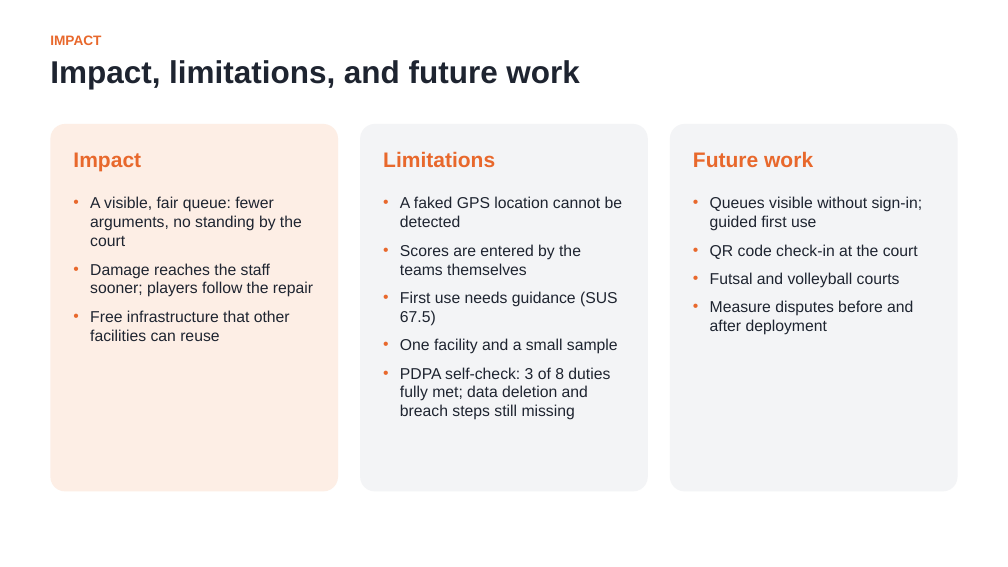
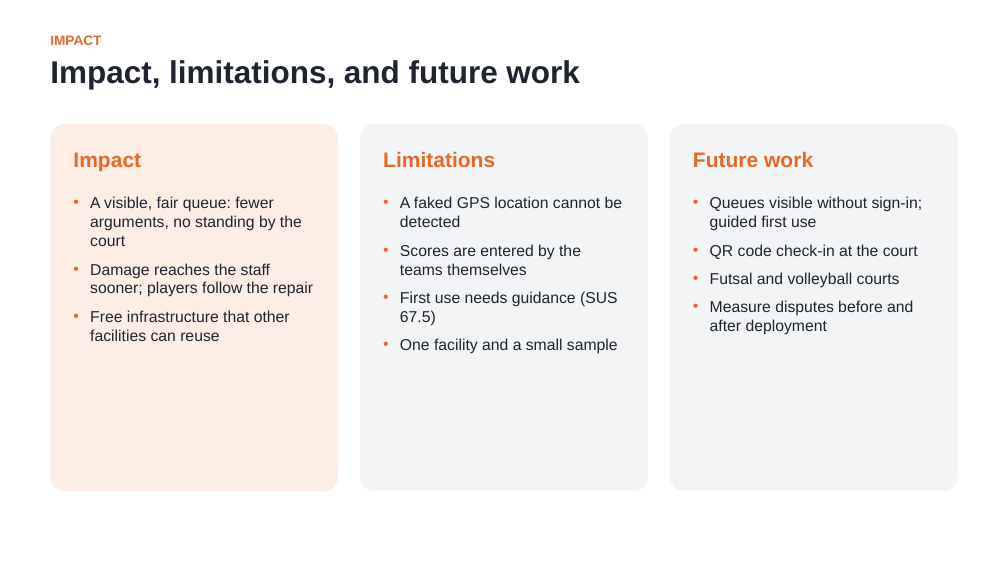
Before and after one commit to Nokpednam/MeQ-web-app, a slide deck: slide 18 of docs/report/slides/MeQ_Presentation.pptx (slide 17 before the commit). Drawn at 1008x567 pixels with LibreOffice and Linux fonts; fonts in the diff are those of the drawing. Boxes give left, top, right and bottom in pixels: in the first picture for what was removed or moved away, otherwise in the second. Text is boxed around its words. In the diff, an @@ line names an element or a change of style, - is before the commit and + after.

```diff
--- a/docs/report/slides/MeQ_Presentation.pptx
+++ b/docs/report/slides/MeQ_Presentation.pptx
@@ text at <box>400,367,610,420</box>: paragraph removed @@
-• PDPA self-check: 3 of 8 duties fully met; data deletion and breach steps still missing
```
Also in this commit, not shown: 1 slide added, 2 other files.
